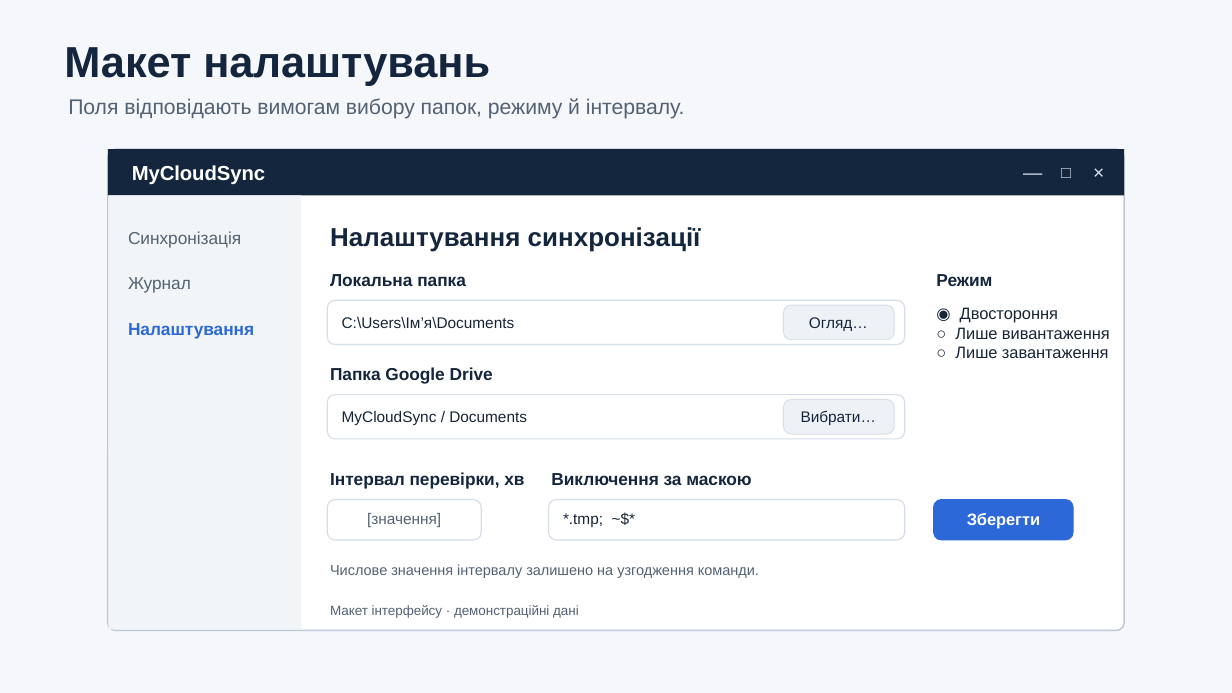
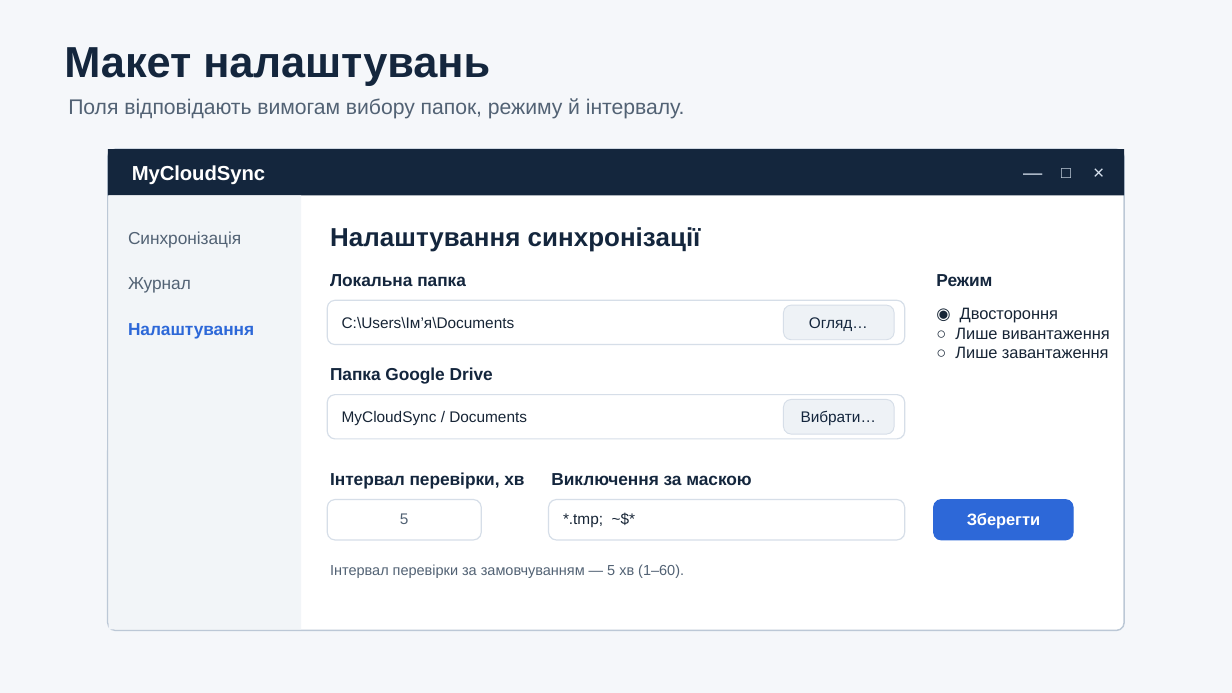
Before and after one commit to ivaniuk07/MyCloudSync, a slide deck: slide 8 of docs/design/presentation/MyCloudSync_design.pptx. Drawn at 1232x693 pixels with LibreOffice and Linux fonts; fonts in the diff are those of the drawing. Boxes give left, top, right and bottom in pixels: in the first picture for what was removed or moved away, otherwise in the second. Text is boxed around its words. In the diff, an @@ line names an element or a change of style, - is before the commit and + after.

```diff
--- a/docs/design/presentation/MyCloudSync_design.pptx
+++ b/docs/design/presentation/MyCloudSync_design.pptx
@@ text at (400,513,409,524): text changed @@
-[значення]
+5
@@ text at (330,564,684,578): text changed @@
-Числове значення інтервалу залишено на узгодження команди.
+Інтервал перевірки за замовчуванням — 5 хв (1–60).
@@ text removed at (330,605,579,618) @@
-Макет інтерфейсу · демонстраційні дані
```
Also in this commit, not shown: 6 other slides changed, 14 other files.
